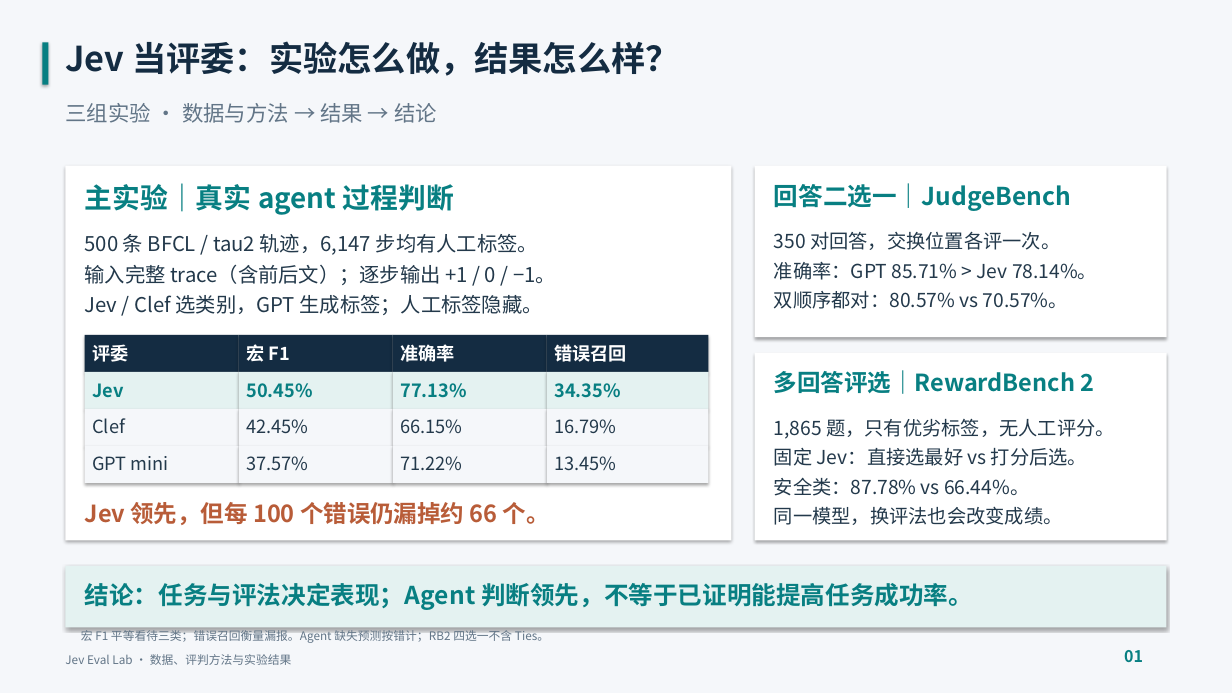
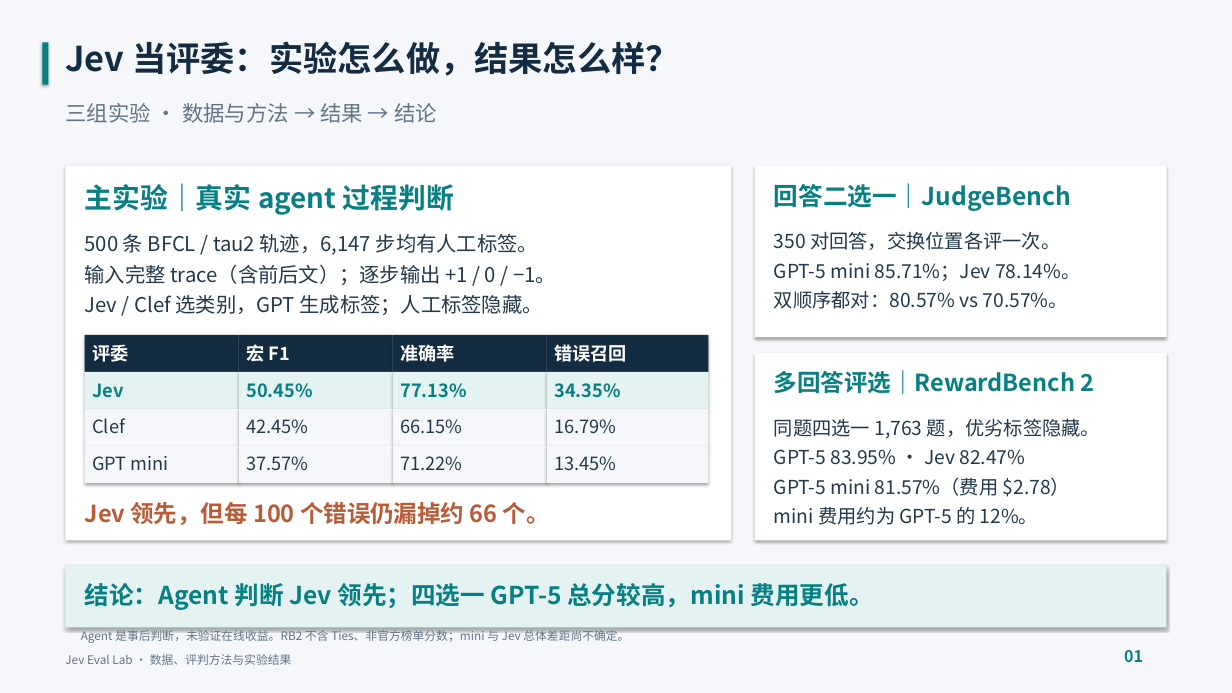
Before and after one commit to soraaa013-ops/jev-eval-lab, a slide deck: slide 1 of report/jev-eval-lab-one-page.pptx. Drawn at 1232x693 pixels with LibreOffice and Linux fonts; fonts in the diff are those of the drawing. Boxes give left, top, right and bottom in pixels: in the first picture for what was removed or moved away, otherwise in the second. Text is boxed around its words. In the diff, an @@ line names an element or a change of style, - is before the commit and + after.

Commit message:
Refresh experiment reports and presentations with GPT-5 mini results

```diff
--- a/report/jev-eval-lab-one-page.pptx
+++ b/report/jev-eval-lab-one-page.pptx
@@ text at (774,263,1080,281): text changed @@
-准确率：GPT 85.71% > Jev 78.14%。
+GPT-5 mini 85.71%；Jev 78.14%。
@@ text at (774,419,1100,525): text changed @@
-1,865 题，只有优劣标签，无人工评分。
-固定 Jev：直接选最好 vs 打分后选。
-安全类：87.78% vs 66.44%。
-同一模型，换评法也会改变成绩。
+同题四选一 1,763 题，优劣标签隐藏。
+GPT-5 83.95% · Jev 82.47%
+GPT-5 mini 81.57%（费用 $2.78）
+mini 费用约为 GPT-5 的 12%。
@@ text at (85,583,874,610): text changed @@
-结论：任务与评法决定表现；Agent 判断领先，不等于已证明能提高任务成功率。
+结论：Agent 判断 Jev 领先；四选一 GPT-5 总分较高，mini 费用更低。
@@ text at (81,628,629,644): text changed @@
-宏 F1 平等看待三类；错误召回衡量漏报。Agent 缺失预测按错计；RB2 四选一不含 Ties。
+Agent 是事后判断，未验证在线收益。RB2 不含 Ties、非官方榜单分数；mini 与 Jev 总体差距尚不确定。
```
Also in this commit, not shown: 12 other files.
